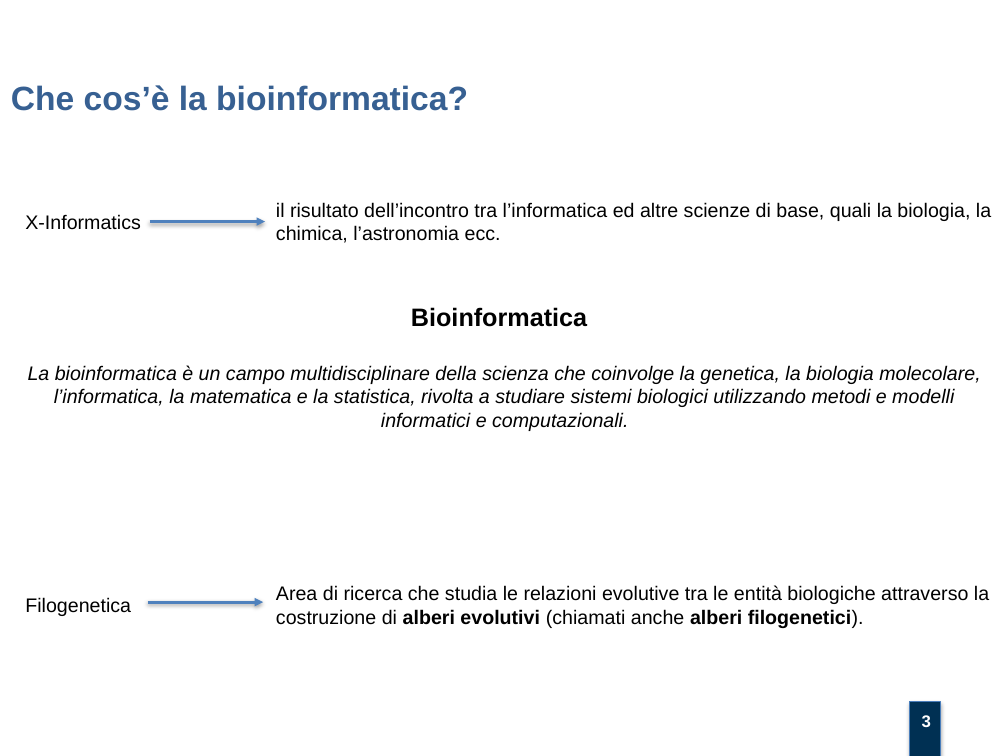
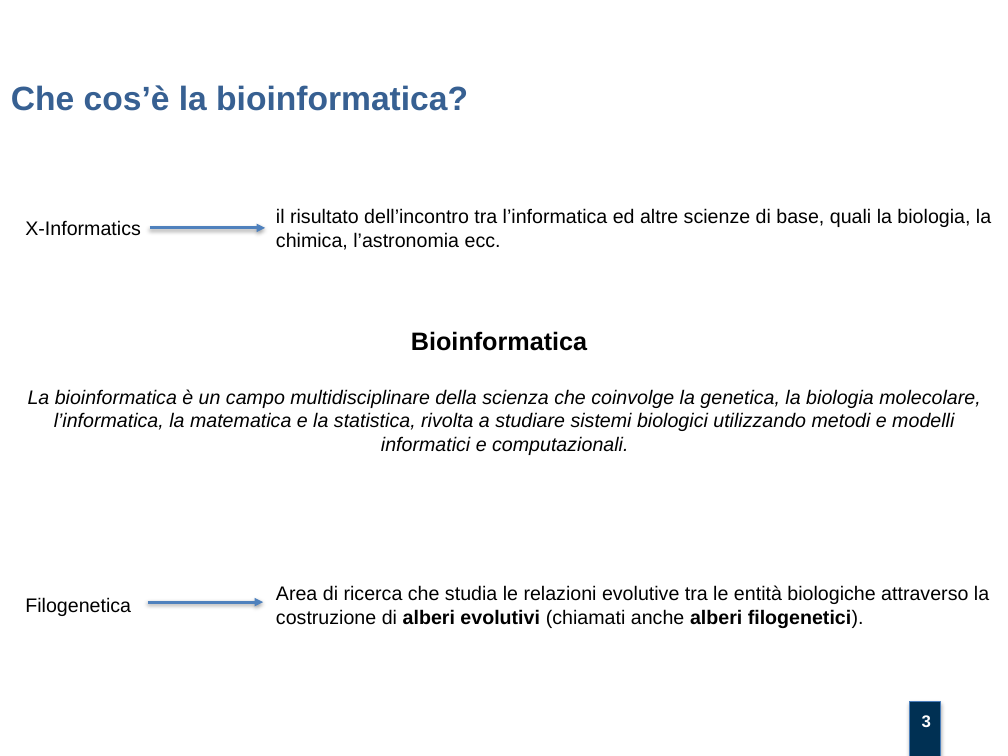
Before and after one commit to mtortoli/Thesis, a slide deck: slide 3 of Discussione Laurea/Slides v.1.0.pptx. Drawn at 1008x756 pixels with LibreOffice and Linux fonts; fonts in the diff are those of the drawing; background and template pictures are left out. Boxes give left, top, right and bottom in pixels: in the first picture for what was removed or moved away, otherwise in the second. Text is boxed around its words. In the diff, an @@ line names an element or a change of style, - is before the commit and + after.

```diff
--- a/Discussione Laurea/Slides v.1.0.pptx
+++ b/Discussione Laurea/Slides v.1.0.pptx
@@ 2 texts, 1 arrow: place and size @@
-2 texts, 1 arrow at (25,202,991,243)
+2 texts, 1 arrow at (25,208,991,250)
@@ text "Bioinformatica": place and size @@
-text "Bioinformatica" at (411,307,587,327)
+text "Bioinformatica" at (411,331,587,351)
@@ text "La bioinformatica è un campo ...": place and size @@
-text "La bioinformatica è un campo ..." at (28,365,980,431)
+text "La bioinformatica è un campo ..." at (28,389,980,455)
```
Also in this commit, not shown: 7 other slides changed, 2 slides removed, 1 other file.
